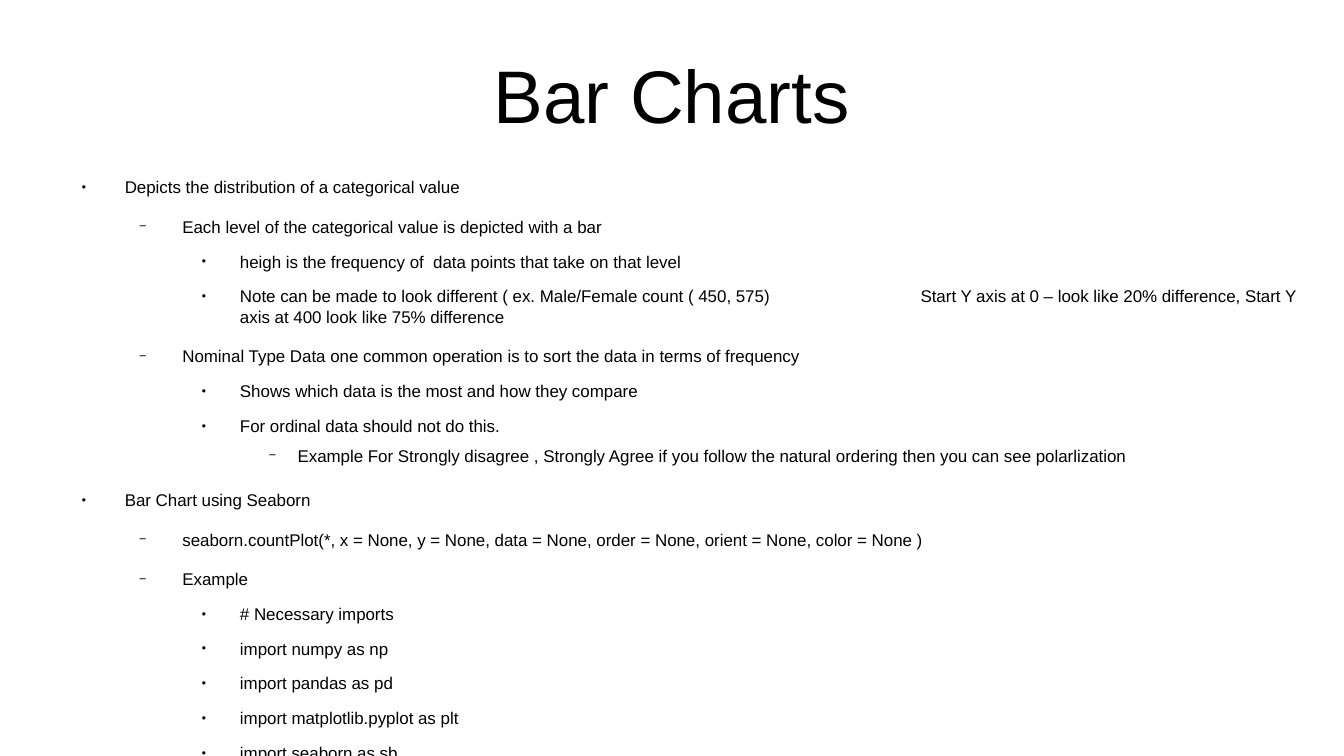
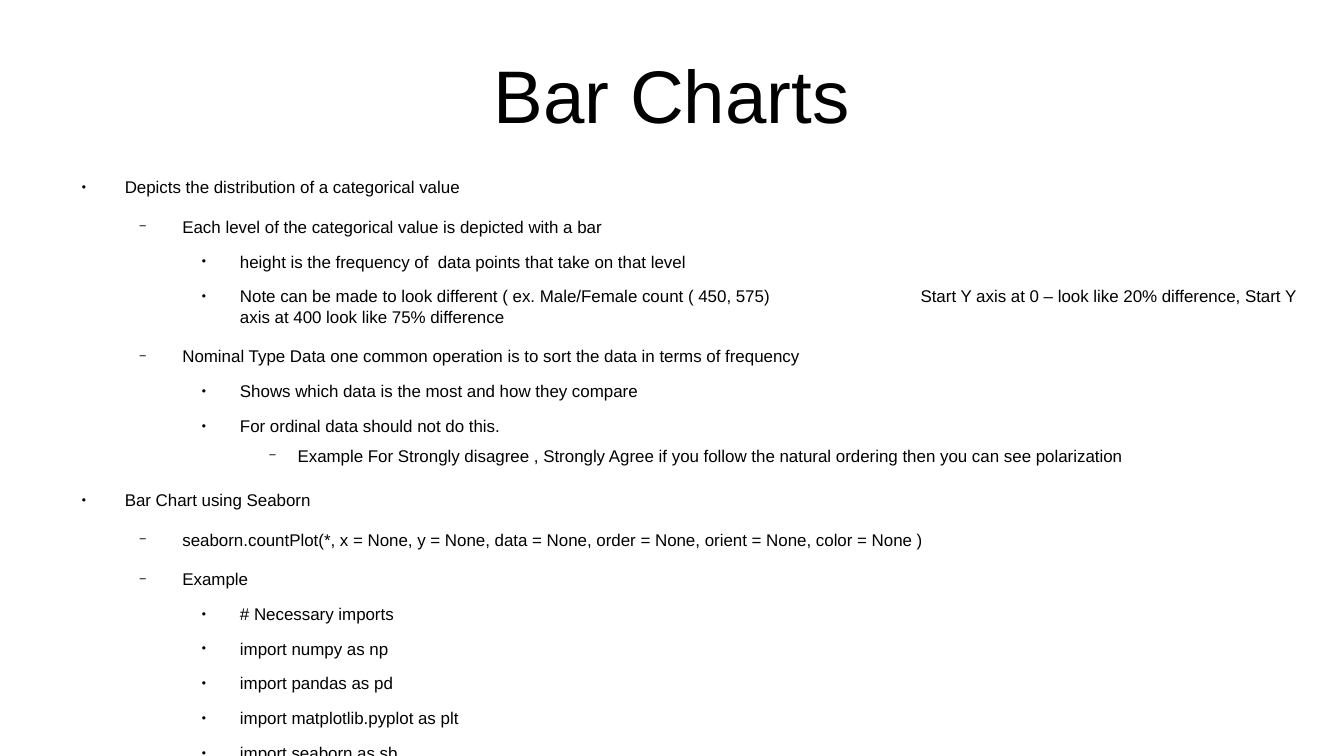
Before and after one commit to CharlesStockman/notesFromCourses, a slide deck: slide 5 of dataScience/Numpy and Pandas/Mathplotlib and SeabornLib.odp. Drawn at 1344x756 pixels with LibreOffice and Linux fonts; fonts in the diff are those of the drawing. Boxes give left, top, right and bottom in pixels: in the first picture for what was removed or moved away, otherwise in the second. Text is boxed around its words. In the diff, an @@ line names an element or a change of style, - is before the commit and + after.

```diff
--- a/dataScience/Numpy and Pandas/Mathplotlib and SeabornLib.odp
+++ b/dataScience/Numpy and Pandas/Mathplotlib and SeabornLib.odp
@@ text at (240, 255, 686, 272): text changed @@
-    ● heigh is the frequency of data points that take on that level
+    ● height is the frequency of data points that take on that level
@@ text at (298, 449, 1122, 466): text changed @@
-      − Example For Strongly disagree , Strongly Agree if you follow the natural ordering then you can see polarlization
+      − Example For Strongly disagree , Strongly Agree if you follow the natural ordering then you can see polarization
```
Also in this commit, not shown: 8 other slides changed, 17 slides added, 52 other files.
